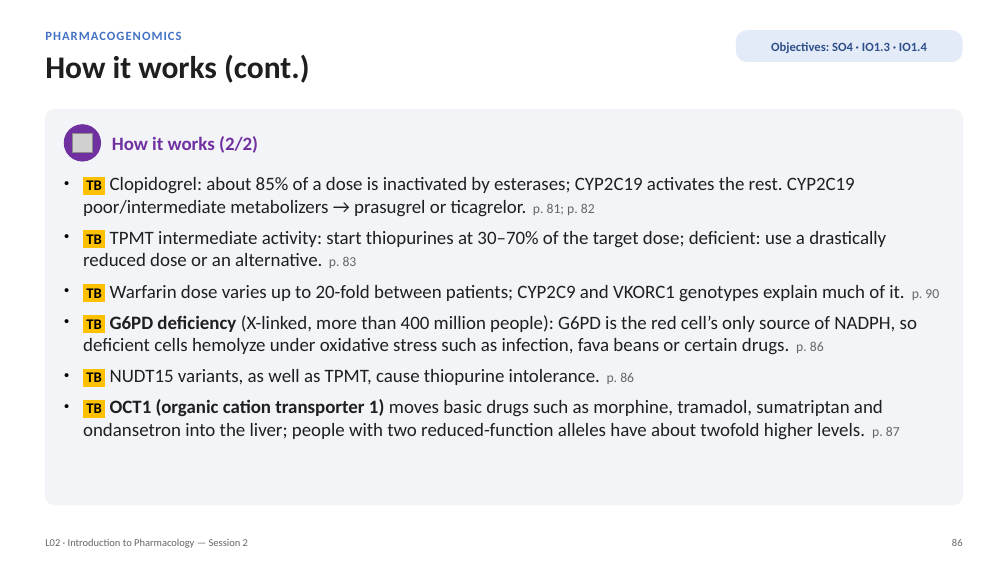
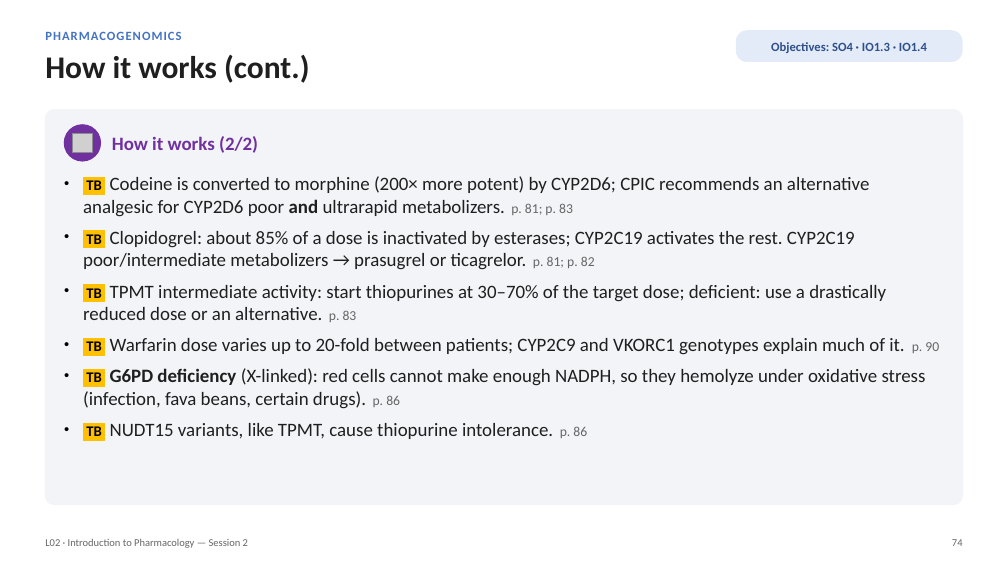
Before and after one commit to bishwokrit/DPAS-Pharm, a slide deck: slide 74 of docs/L02/L02_Unit_1_Introduction_to_Pharmacology_Session_2_study_deck.pptx (slide 86 before the commit). Drawn at 1008x567 pixels with LibreOffice and Linux fonts; fonts in the diff are those of the drawing; grey boxes stand for pictures. Boxes give left, top, right and bottom in pixels: in the first picture for what was removed or moved away, otherwise in the second. Text is boxed around its words. In the diff, an @@ line names an element or a change of style, - is before the commit and + after.

```diff
--- a/docs/L02/L02_Unit_1_Introduction_to_Pharmacology_Session_2_study_deck.pptx
+++ b/docs/L02/L02_Unit_1_Introduction_to_Pharmacology_Session_2_study_deck.pptx
@@ text at box(83, 176, 870, 217): paragraph added @@
+• TB Codeine is converted to morphine (200× more potent) by CYP2D6; CPIC recommends an alternative analgesic for CYP2D6 poor and ultrarapid metabolizers. p. 81; p. 83
@@ text at box(83, 368, 926, 439): text changed @@
-• TB G6PD deficiency (X-linked, more than 400 million people): G6PD is the red cell’s only source of NADPH, so deficient cells hemolyze under oxidative stress such as infection, fava beans or certain drugs. p. 86
-• TB NUDT15 variants, as well as TPMT, cause thiopurine intolerance. p. 86
-• TB OCT1 (organic cation transporter 1) moves basic drugs such as morphine, tramadol, sumatriptan and ondansetron into the liver; people with two reduced-function alleles have about twofold higher levels. p. 87
+• TB G6PD deficiency (X-linked): red cells cannot make enough NADPH, so they hemolyze under oxidative stress (infection, fava beans, certain drugs). p. 86
+• TB NUDT15 variants, like TPMT, cause thiopurine intolerance. p. 86
@@ text at box(952, 539, 963, 546): text changed @@
-86
+74
```
Also in this commit, not shown: 95 other slides changed, 20 slides removed, 46 other files.
